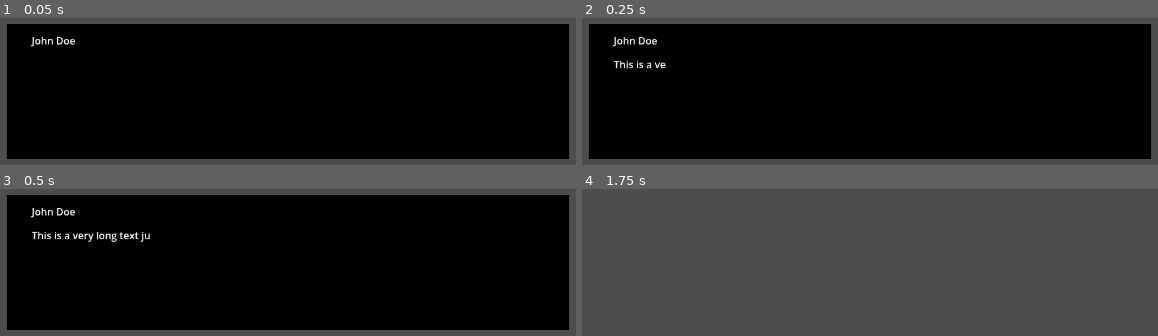
Above: before the commit, frames 1-4 (two rows, left to right).
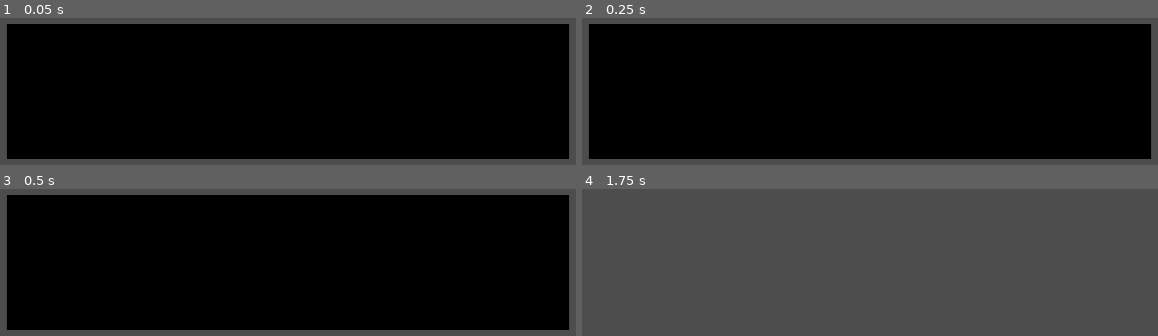
Above: after the commit, the same moments.

Repository: NoeRoberties/Odomat
Game: Godot game, scene res://Scenes/DialogBox.tscn
Two runs of this game, one before a commit and one after it. Both use one fixed random seed, a clock stepped at 60 frames per second and the inputs below. This scene is started directly instead of the project's main scene.
Inputs (mouse positions are in pixels of both pictures, inside the frame that each line leads up to):
- Up to frame 1 (0.05 s): no input
- Up to frame 2 (0.25 s): no input
- Up to frame 3 (0.5 s): no input
- Up to frame 4 (1.75 s): tap Enter at 0.5 s; move the mouse to (outside the picture) at 0.52 s; hold Right (ui_right) 0.53-1.28 s; hold Space (interact_npc) 0.53-1.28 s; click (outside the picture) at 0.67 s; move the mouse to (outside the picture) at 1.27 s; hold Down (ui_down) from 1.28 s (still down); tap Space (interact_npc) at 1.35 s

The runs differ from the first frame. In frame 1, 0.2% of the frame differs, in the area x 5-14%, y 12-20%; in frame 2, 0.4%; in frame 3, 0.8%, in the area x 5-27%, y 12-37%; in frame 4, nothing differs.
Error after the commit: Out of bounds get index '0' (on base: 'Array[String]') (res://Scripts/dialog_box.gd:13)

Commit message:
[DEL] Test scene

Diff:
--- a/godot-project/odomat/Scripts/dialog_box.gd
+++ b/godot-project/odomat/Scripts/dialog_box.gd
@@ -1,10 +1,7 @@
 extends CanvasLayer
 
-@export var _dialogues: Array[String] = [
-	"This is a very long text just to see if the text is printing just as I wish. There is nothing very interesting to see here so please continue your way.",
-	"And this is another replica, just to see if we are able to make different dialogues that follow each other."
-]
-@export var _speaker: String = "John Doe"
+@export var _dialogues: Array[String]
+@export var _speaker: String
 
 var _current_replica: String = ""
 var _dialogues_index: int = 0
--- a/godot-project/odomat/Scripts/npc.gd
+++ b/godot-project/odomat/Scripts/npc.gd
@@ -15,4 +15,4 @@
 	var dialogue_box_instance = _dialogue_box_scene.instantiate()
 	dialogue_box_instance._dialogues = _dialogues
 	dialogue_box_instance._speaker = _name
-	get_tree().root.add_child.call_deferred( dialogue_box_instance)
+	get_tree().root.add_child.call_deferred(dialogue_box_instance)
--- a/godot-project/odomat/test_map.tscn
+++ /dev/null
@@ -1,33 +0,0 @@
-[gd_scene format=3 uid="uid://bw76ceu1o27s6"]
-
-[ext_resource type="PackedScene" uid="uid://dtqm6mc60fbp6" path="res://Scenes/NPC.tscn" id="1_s02eq"]
-[ext_resource type="Texture2D" uid="uid://btxhhnlug66wo" path="res://Assets/black_npc.png" id="2_t8dge"]
-[ext_resource type="PackedScene" uid="uid://b8lbay3r2x1m" path="res://Scenes/Player.tscn" id="3_s02eq"]
-
-[sub_resource type="AtlasTexture" id="AtlasTexture_r0pc2"]
-atlas = ExtResource("2_t8dge")
-region = Rect2(0, 0, 64, 64)
-
-[sub_resource type="SpriteFrames" id="SpriteFrames_ssfg1"]
-animations = [{
-"frames": [{
-"duration": 1.0,
-"texture": SubResource("AtlasTexture_r0pc2")
-}],
-"loop": true,
-"name": &"default",
-"speed": 5.0
-}]
-
-[node name="TestMap" type="Node2D" unique_id=1339461984]
-
-[node name="UI" type="CanvasLayer" parent="." unique_id=1809834990]
-
-[node name="NPC" parent="." unique_id=714362369 instance=ExtResource("1_s02eq")]
-position = Vector2(383, 161)
-scale = Vector2(2, 2)
-_dialogues = Array[String](["Salut, je suis Adrien. Je suis un prototype de PNJ.", "Si tout ce passe bien cela veut dire qu'on est pas trop mal dans le développement."])
-_sprite_frames = SubResource("SpriteFrames_ssfg1")
-_name = "Adrien"
-
-[node name="Player" parent="." unique_id=979638911 instance=ExtResource("3_s02eq")]
